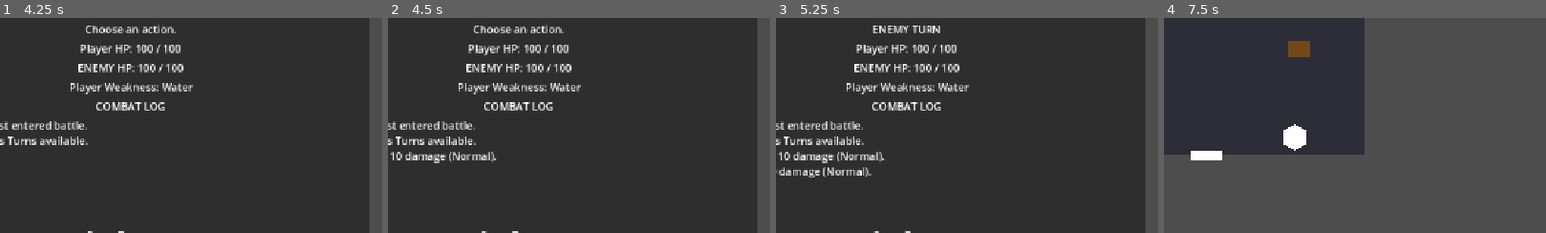
Above: before the commit, frames 1-4 (left to right).
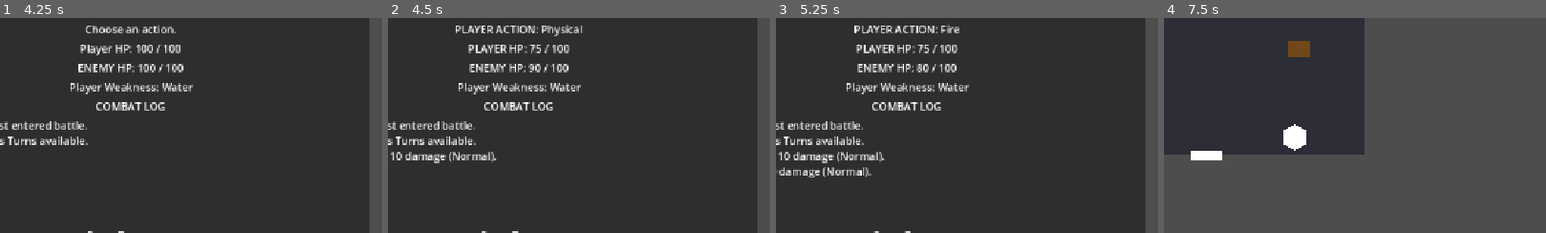
Above: after the commit, the same moments.

Repository: salexume94-pixel/Scripts
Game: Godot game, scene res://scenes/World.tscn
Two runs of this game, one before a commit and one after it. Both use one fixed random seed, a clock stepped at 60 frames per second and the inputs below.
Inputs:
- Up to frame 1 (4.25 s): tap Enter at 0.5 s; hold Right (ui_right) 0.53-1.28 s; tap E at 0.6 s; hold Down (ui_down) 1.28-2 s; tap I at 1.35 s; click "Test Damage (-25 HP)" at 2 s; click "Test Battle (Enemy AI)" at 2.75 s; click "Cycle Weakness" at 3.5 s
- Up to frame 2 (4.5 s): click "Attack" at 4.25 s
- Up to frame 3 (5.25 s): click "Fire" at 5 s
- Up to frame 4 (7.5 s): click "Defend" at 5.75 s; click "Pass" at 6.5 s; click "Run" at 7.25 s
The pictures show only the part of the screen within x 33-83%, y 22-72%; the shares and areas given below are measured in that part.

Frame 1 is identical in both runs. In frame 2, 2.2% of the frame differs, in the area x 17-51%, y 3-26%; in frame 3, 2.1%; in frame 4, nothing differs.
Error before the commit: Invalid call. Nonexistent function 'get_last_player_damage_type' in base 'Node (combat_manager.gd)'. (res://combat/battle.gd:30)
Error after the commit: Invalid access to property or key 'weakness_selection_chance' on a base object of type 'Resource (EnemyBehaviorProfile)'. (res://systems/combat_manager.gd:442)

Commit message:
Restore Player damage type accessor

Diff:
--- a/systems/combat_manager.gd
+++ b/systems/combat_manager.gd
@@ -92,6 +92,11 @@
 
 func get_last_enemy_action_name() -> String:
 	return active_combat.last_enemy_action_name if is_in_combat() else ""
+
+func get_last_player_damage_type() -> int:
+	# Expose the resolved Player damage type so Battle can present the action
+	# without reaching into CombatState directly.
+	return active_combat.last_player_damage_type if is_in_combat() else DAMAGE_TYPES.Type.PHYSICAL
 
 func get_player_weakness_debug() -> String:
 	if not is_in_combat():
